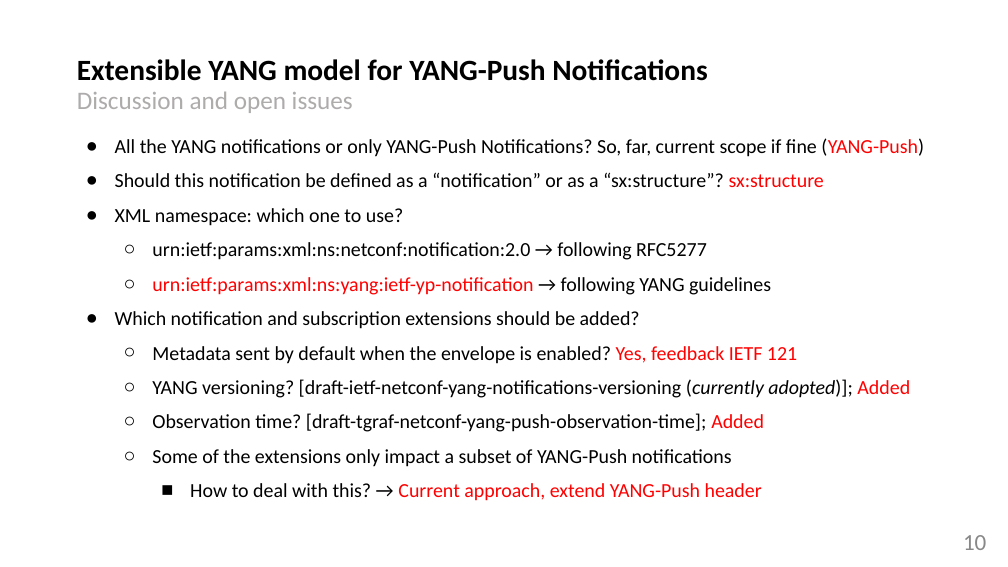
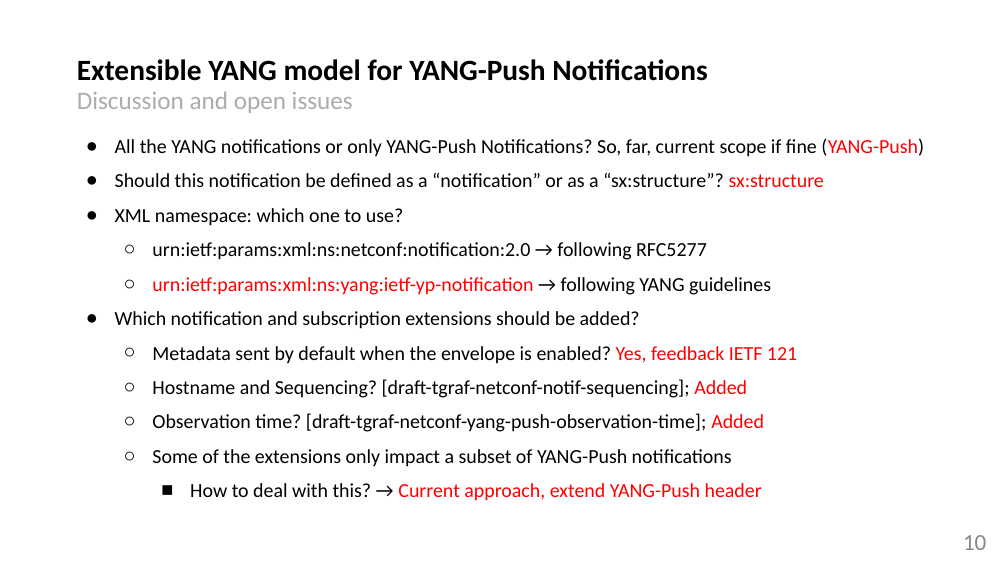
Before and after one commit to network-analytics/ietf-network-analytics-document-status, a slide deck: slide 10 of 122/NETCONF/netconf-nmop-interim-draft-netana-netconf-notif-envelope-02.pptx. Drawn at 1008x567 pixels with LibreOffice and Linux fonts; fonts in the diff are those of the drawing. Boxes give left, top, right and bottom in pixels: in the first picture for what was removed or moved away, otherwise in the second. Text is boxed around its words. In the diff, an @@ line names an element or a change of style, - is before the commit and + after.

```diff
--- a/122/NETCONF/netconf-nmop-interim-draft-netana-netconf-notif-envelope-02.pptx
+++ b/122/NETCONF/netconf-nmop-interim-draft-netana-netconf-notif-envelope-02.pptx
@@ text at (152,379,747,398): text changed @@
-  ○ YANG versioning? [draft-ietf-netconf-yang-notifications-versioning (currently adopted)]; Added
+  ○ Hostname and Sequencing? [draft-tgraf-netconf-notif-sequencing]; Added
```
Also in this commit, not shown: 2 other slides changed, 3 other files.
